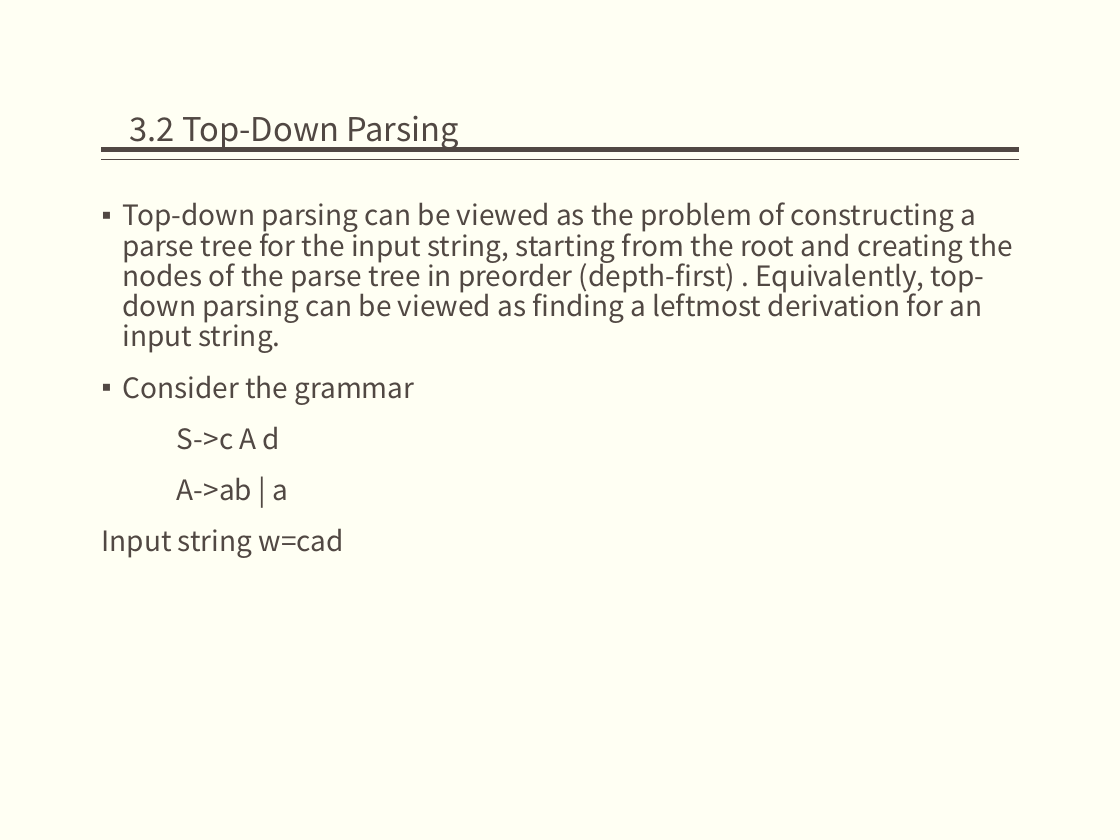
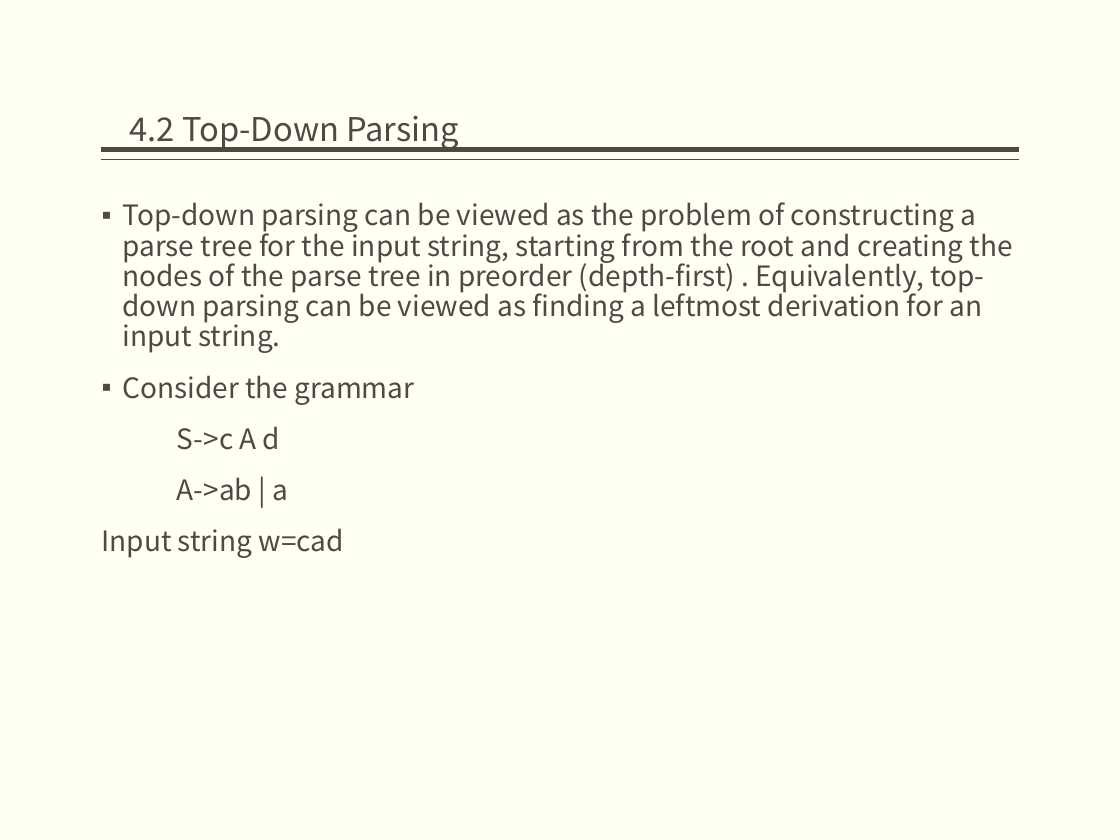
Before and after one commit to bonkboykz/jz81.github.io, a slide deck: slide 8 of course/compiler/LectureNotes/(Spring2017)Lecture4.pptx. Drawn at 1120x840 pixels with LibreOffice and Linux fonts; fonts in the diff are those of the drawing. Boxes give left, top, right and bottom in pixels: in the first picture for what was removed or moved away, otherwise in the second. Text is boxed around its words. In the diff, an @@ line names an element or a change of style, - is before the commit and + after.

```diff
--- a/course/compiler/LectureNotes/(Spring2017)Lecture4.pptx
+++ b/course/compiler/LectureNotes/(Spring2017)Lecture4.pptx
@@ title at (130,115,459,150): text changed @@
-3.2 Top-Down Parsing
+4.2 Top-Down Parsing
```
Also in this commit, not shown: 26 other slides changed, 3 slides added.
